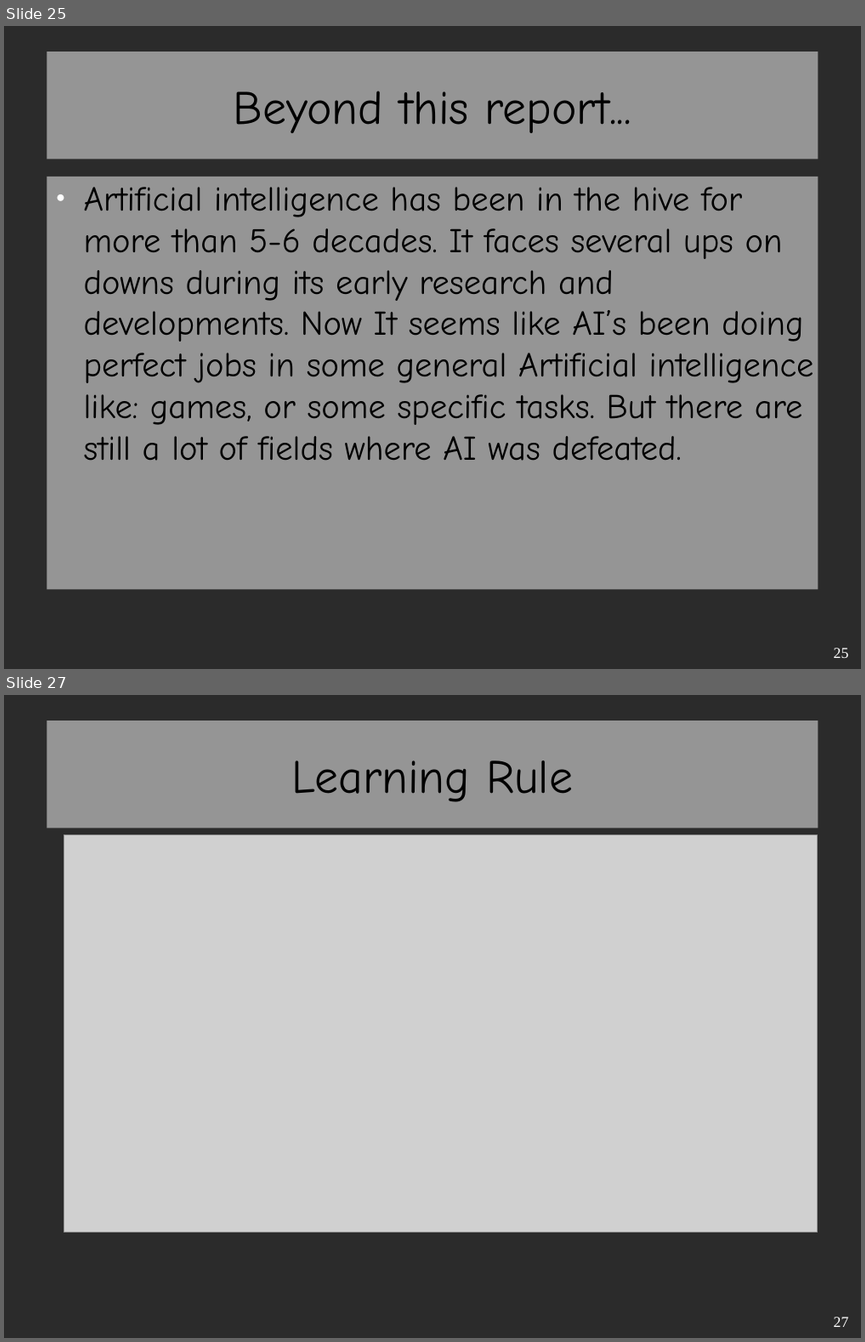
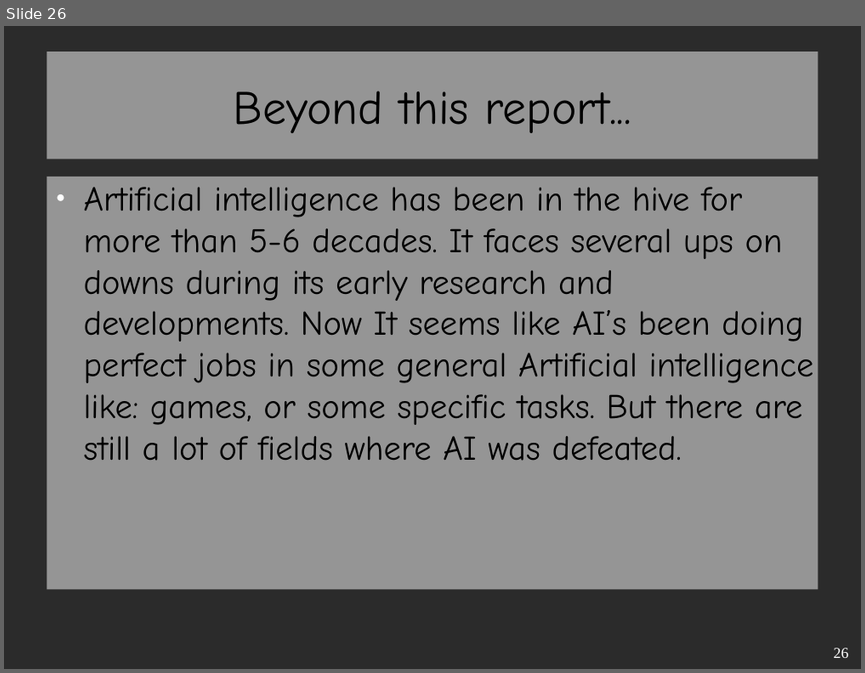
Before and after one commit to bedus-creation/MscCsIT, a slide deck: FirstSem/Seminar Report/Implemetation of Logic Gates.odp. Shown one above the other, each under a label of ours: slides 25 and 27 before the commit, slide 26 after it; the slides between them are not shown. The pictures are 865x1342 and 865x673 pixels, drawn with LibreOffice and Linux fonts; fonts in the diff are those of the drawing; grey boxes stand for pictures; background and template pictures are left out; a plain dark background stands for a picture behind light text. Boxes give left, top, right and bottom in pixels: in the first picture for what was removed or moved away, otherwise in the second. Text is boxed around its words. In the diff, an @@ line names an element or a change of style, - is before the commit and + after.

```diff
--- a/FirstSem/Seminar Report/Implemetation of Logic Gates.odp
+++ b/FirstSem/Seminar Report/Implemetation of Logic Gates.odp
@@ slide 27 removed at (x1=4, y1=695, x2=861, y2=1338), background picture (left out) @@
@@ title removed at (x1=46, y1=721, x2=818, y2=828) @@
-Learning Rule
@@ picture removed at (x1=64, y1=835, x2=817, y2=1231) @@
@@ page number removed at (x1=834, y1=1316, x2=849, y2=1327) @@
-27
@@ what was slide 25 is now slide 26 @@
@@ page number at (x1=834, y1=647, x2=849, y2=658): text changed @@
-25
+26
```
Also in this commit, not shown: 6 slides changed, 2 slides added, 1 other slide removed, 22 other files.
